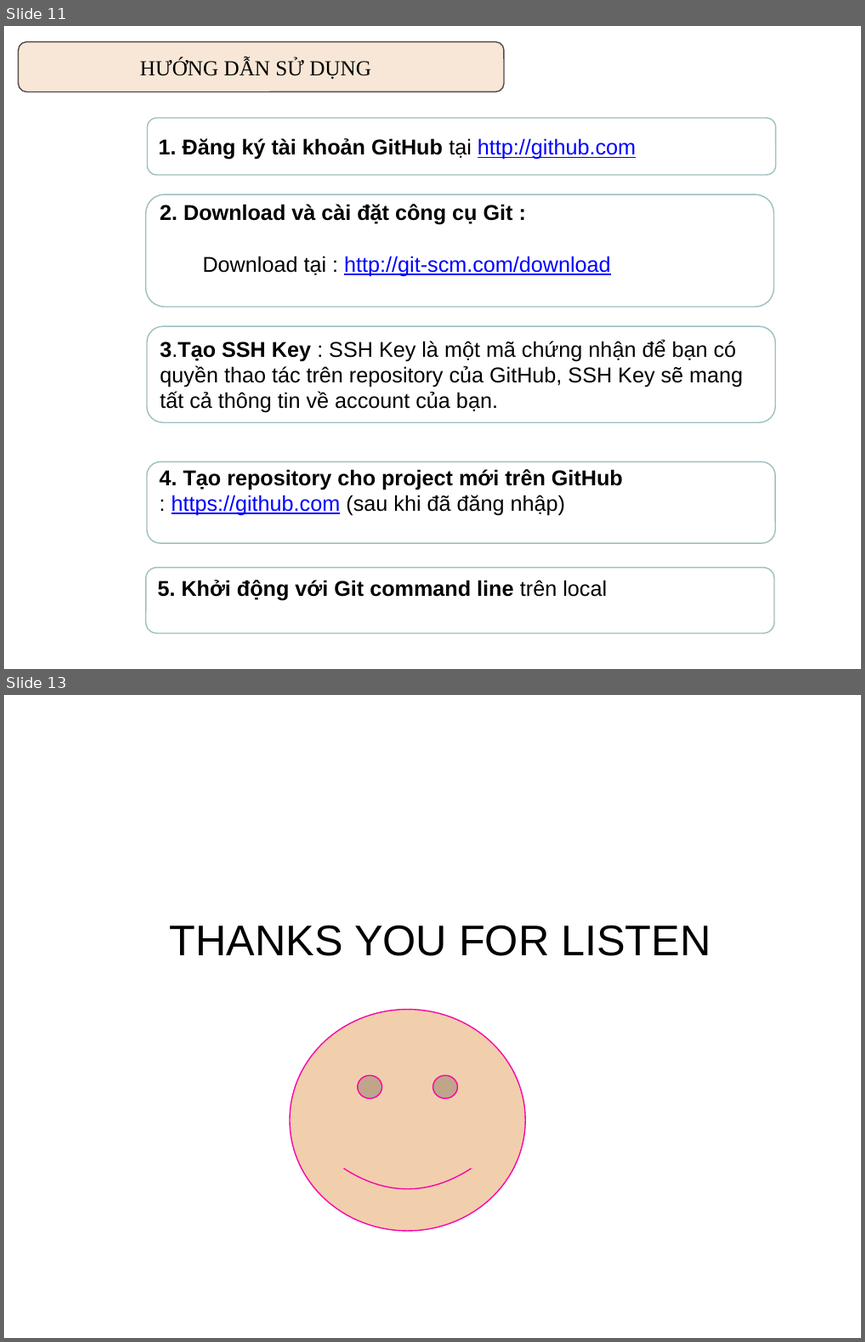
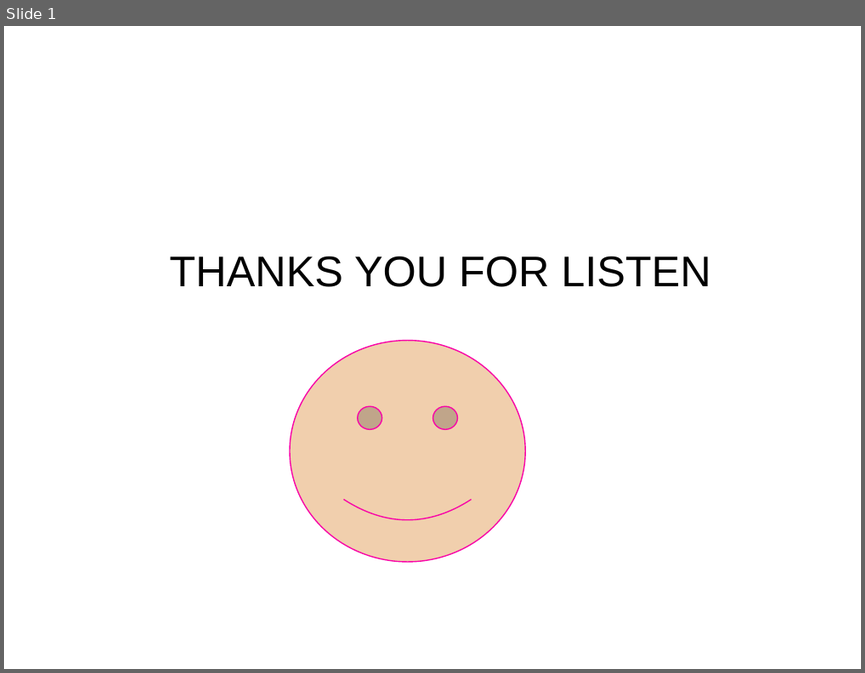
Before and after one commit to vothihoangyen/demo8-6-2017, a slide deck: 1.pptx. Shown one above the other, each under a label of ours: slides 11 and 13 before the commit, slide 1 after it; the slides between them are not shown. The pictures are 865x1342 and 865x673 pixels, drawn with LibreOffice and Linux fonts; fonts in the diff are those of the drawing; background and template pictures are left out. Boxes give left, top, right and bottom in pixels: in the first picture for what was removed or moved away, otherwise in the second. Text is boxed around its words. In the diff, an @@ line names an element or a change of style, - is before the commit and + after.

```diff
--- a/1.pptx
+++ b/1.pptx
@@ slide 11 removed at (4,26,861,669), background #FFFFFF; not listed: 1 template element that a slide beside it also shows @@
@@ rounded rectangle removed at (18,42,505,92) @@
-HƯỚNG DẪN SỬ DỤNG
@@ rounded rectangle removed at (147,118,775,174) @@
-1. Đăng ký tài khoản GitHub tại http://github.com
@@ rounded rectangle removed at (146,195,774,307) @@
-2. Download và cài đặt công cụ Git :
-Download tại : http://git-scm.com/download
@@ rounded rectangle removed at (147,326,775,422) @@
-3.Tạo SSH Key : SSH Key là một mã chứng nhận để bạn có quyền thao tác trên repository của GitHub, SSH Key sẽ mang tất cả thông tin về account của bạn.
@@ rounded rectangle removed at (147,461,775,543) @@
-4. Tạo repository cho project mới trên GitHub : https://github.com (sau khi đã đăng nhập)
@@ rounded rectangle removed at (146,567,774,634) @@
-5. Khởi động với Git command line trên local
@@ what was slide 13 is now slide 1 @@
```
Also in this commit, not shown: 11 other slides removed.
